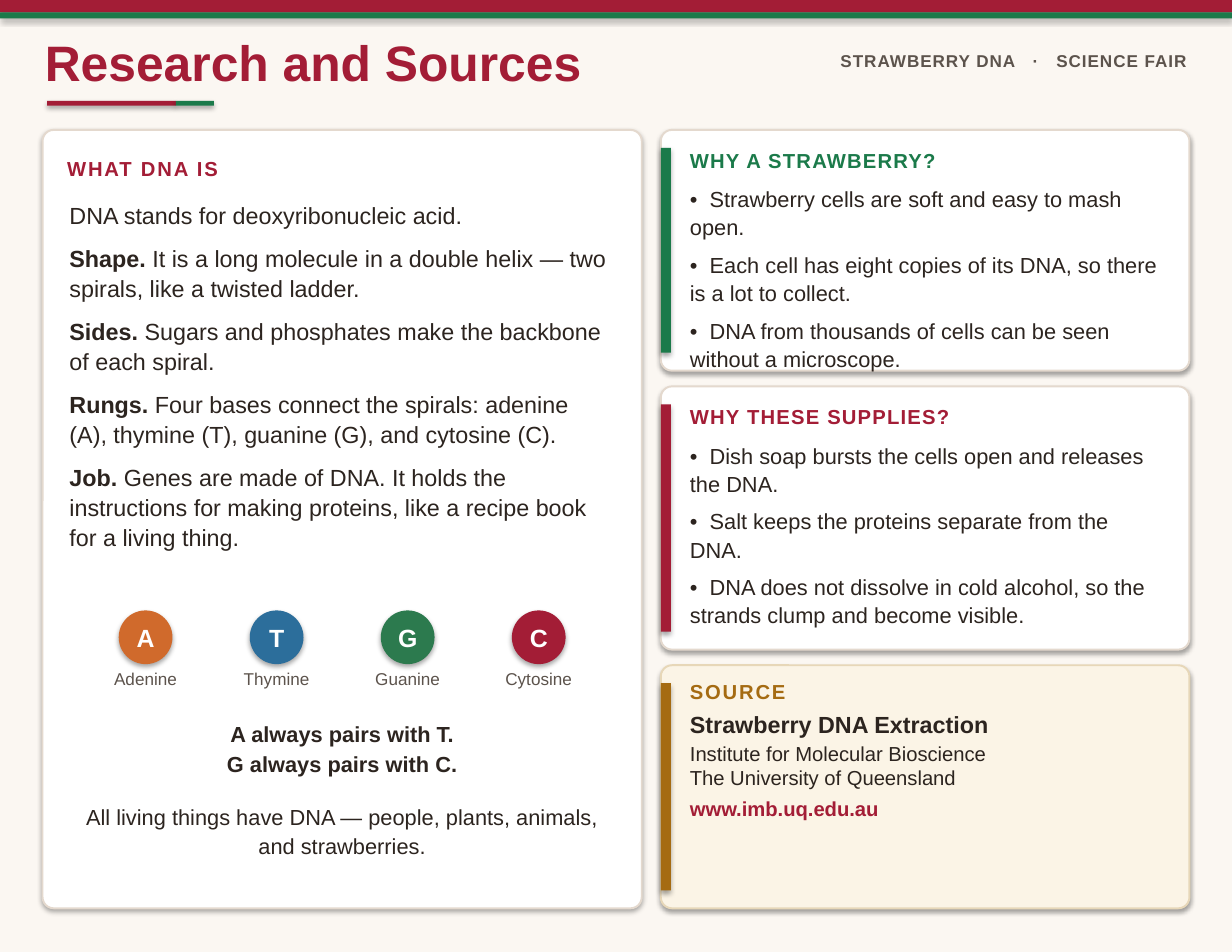
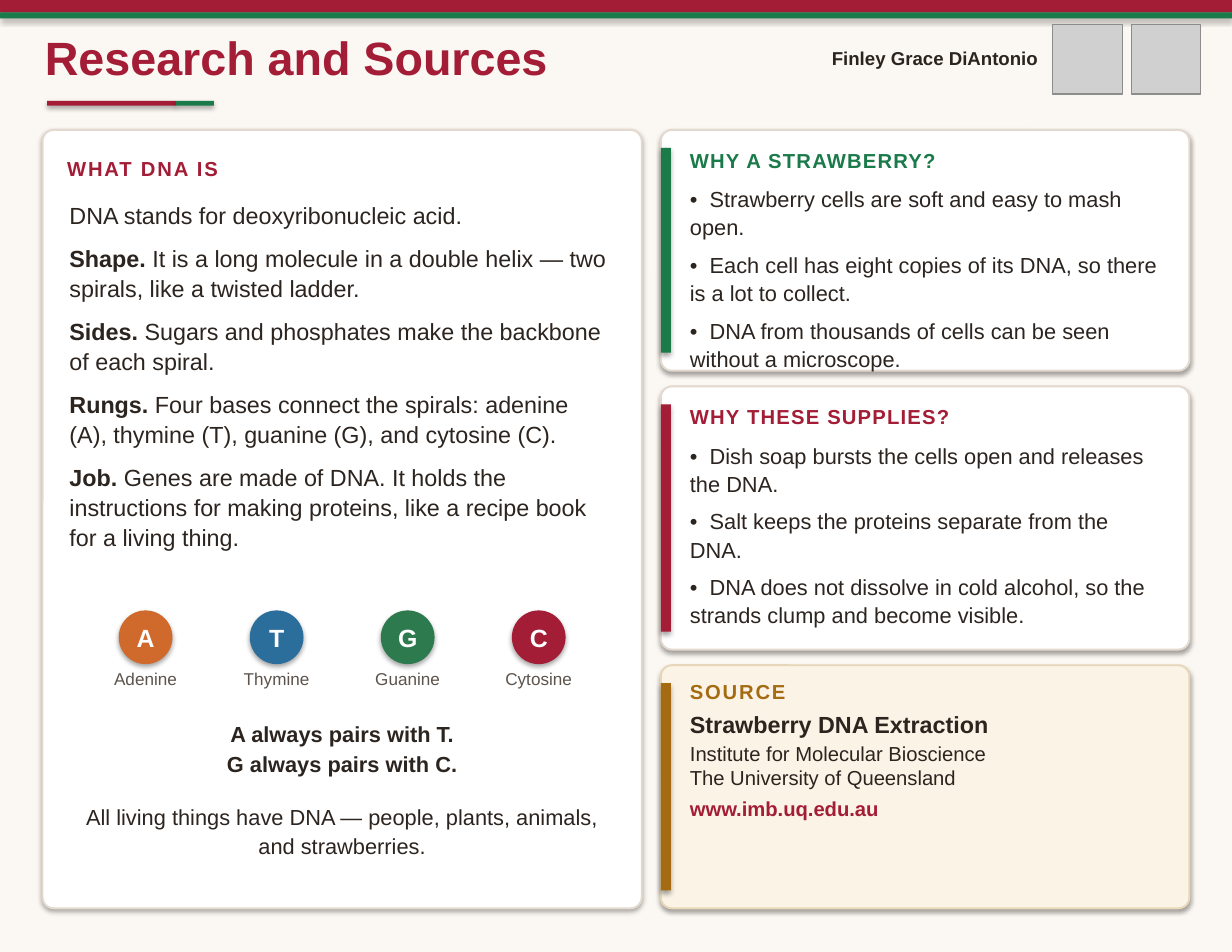
Before and after one commit to cbdiant/Cursor, a slide deck: slide 4 of Strawberry DNA Extraction Science Fair.pptx. Drawn at 1232x952 pixels with LibreOffice and Linux fonts; fonts in the diff are those of the drawing; grey boxes stand for pictures. Boxes give left, top, right and bottom in pixels: in the first picture for what was removed or moved away, otherwise in the second. Text is boxed around its words. In the diff, an @@ line names an element or a change of style, - is before the commit and + after.

```diff
--- a/Strawberry DNA Extraction Science Fair.pptx
+++ b/Strawberry DNA Extraction Science Fair.pptx
@@ text "Research and Sources" at [45,41,547,76]: size 32 to 30 pt @@
@@ picture added at [1053,25,1122,94] @@
@@ picture added at [1131,25,1201,94] @@
@@ text added at [832,51,1038,69], 12 pt, text #2C241F, bold @@
+Finley Grace DiAntonio
@@ text removed at [840,55,1187,67] @@
-STRAWBERRY DNA · SCIENCE FAIR
```
Also in this commit, not shown: 7 other slides changed, 4 other files.
